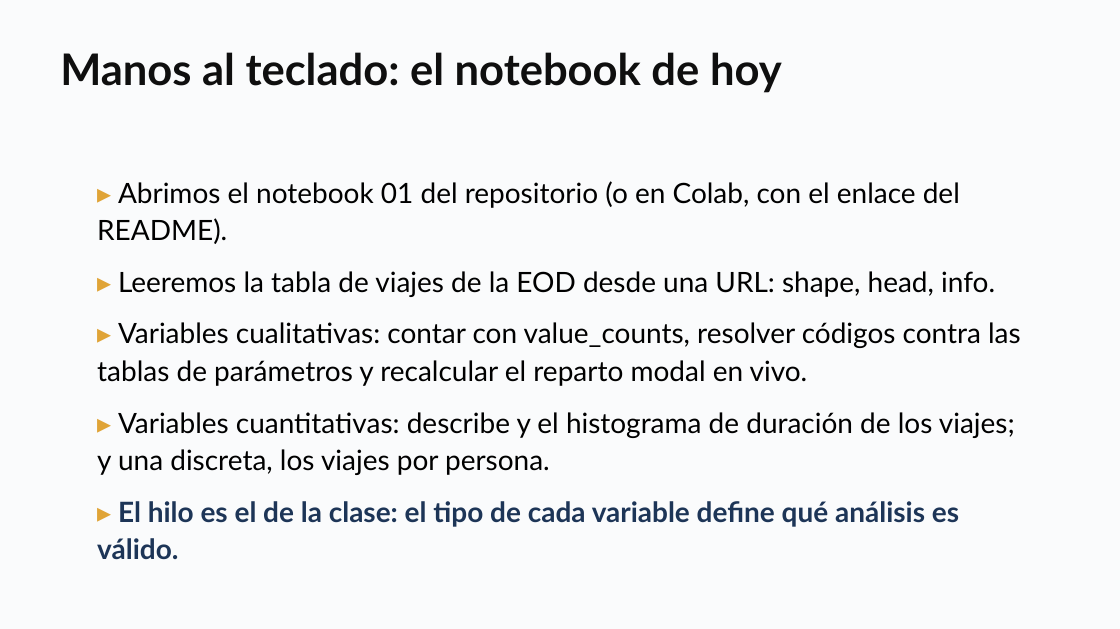
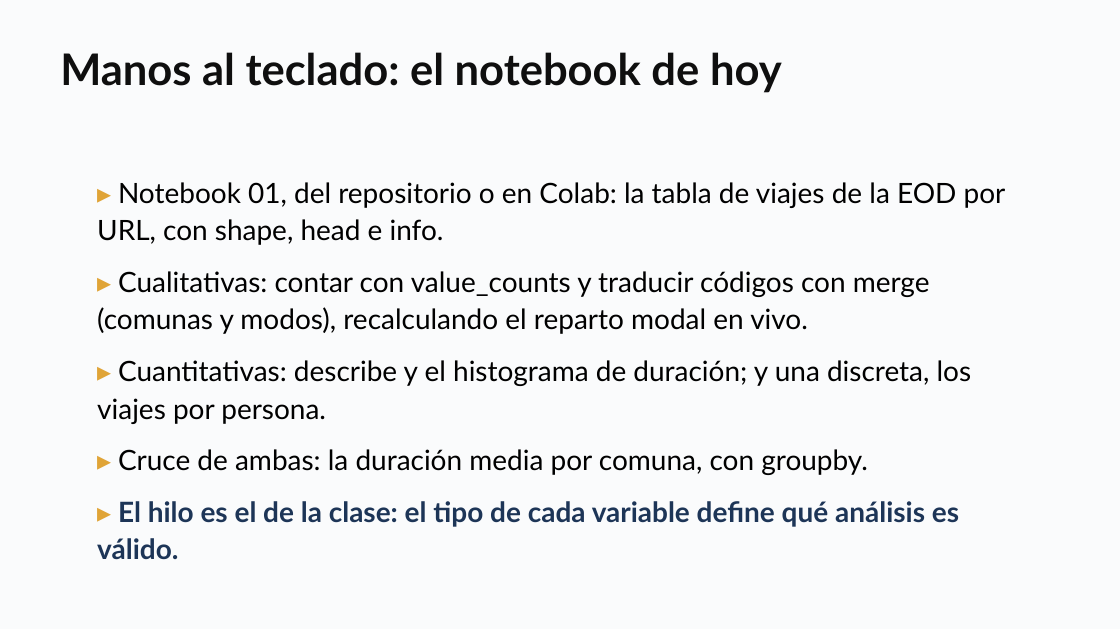
Before and after one commit to daniopitz/diplomado-cdd, a slide deck: slide 35 of presentaciones/clase01_fundamentos_ecosistema.pptx (slide 34 before the commit). Drawn at 1120x629 pixels with LibreOffice and Linux fonts; fonts in the diff are those of the drawing. Boxes give left, top, right and bottom in pixels: in the first picture for what was removed or moved away, otherwise in the second. Text is boxed around its words. In the diff, an @@ line names an element or a change of style, - is before the commit and + after.

```diff
--- a/presentaciones/clase01_fundamentos_ecosistema.pptx
+++ b/presentaciones/clase01_fundamentos_ecosistema.pptx
@@ text at (97,182,1006,475): text changed @@
-▸ Abrimos el notebook 01 del repositorio (o en Colab, con el enlace del README).
-▸ Leeremos la tabla de viajes de la EOD desde una URL: shape, head, info.
-▸ Variables cualitativas: contar con value_counts, resolver códigos contra las tablas de parámetros y recalcular el reparto modal en vivo.
-▸ Variables cuantitativas: describe y el histograma de duración de los viajes; y una discreta, los viajes por persona.
+▸ Notebook 01, del repositorio o en Colab: la tabla de viajes de la EOD por URL, con shape, head e info.
+▸ Cualitativas: contar con value_counts y traducir códigos con merge (comunas y modos), recalculando el reparto modal en vivo.
+▸ Cuantitativas: describe y el histograma de duración; y una discreta, los viajes por persona.
+▸ Cruce de ambas: la duración media por comuna, con groupby.
```
Also in this commit, not shown: 1 slide added, 3 other files.
